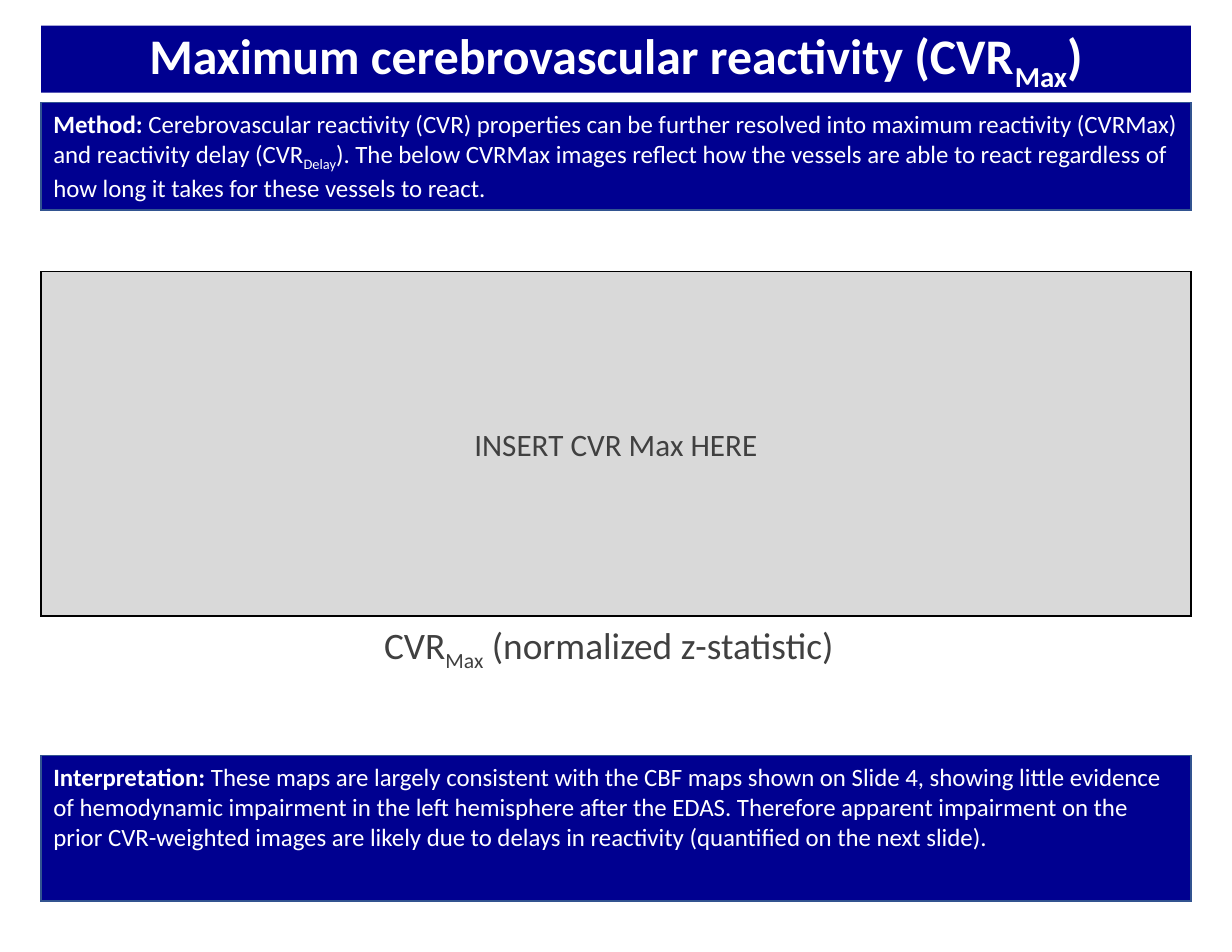
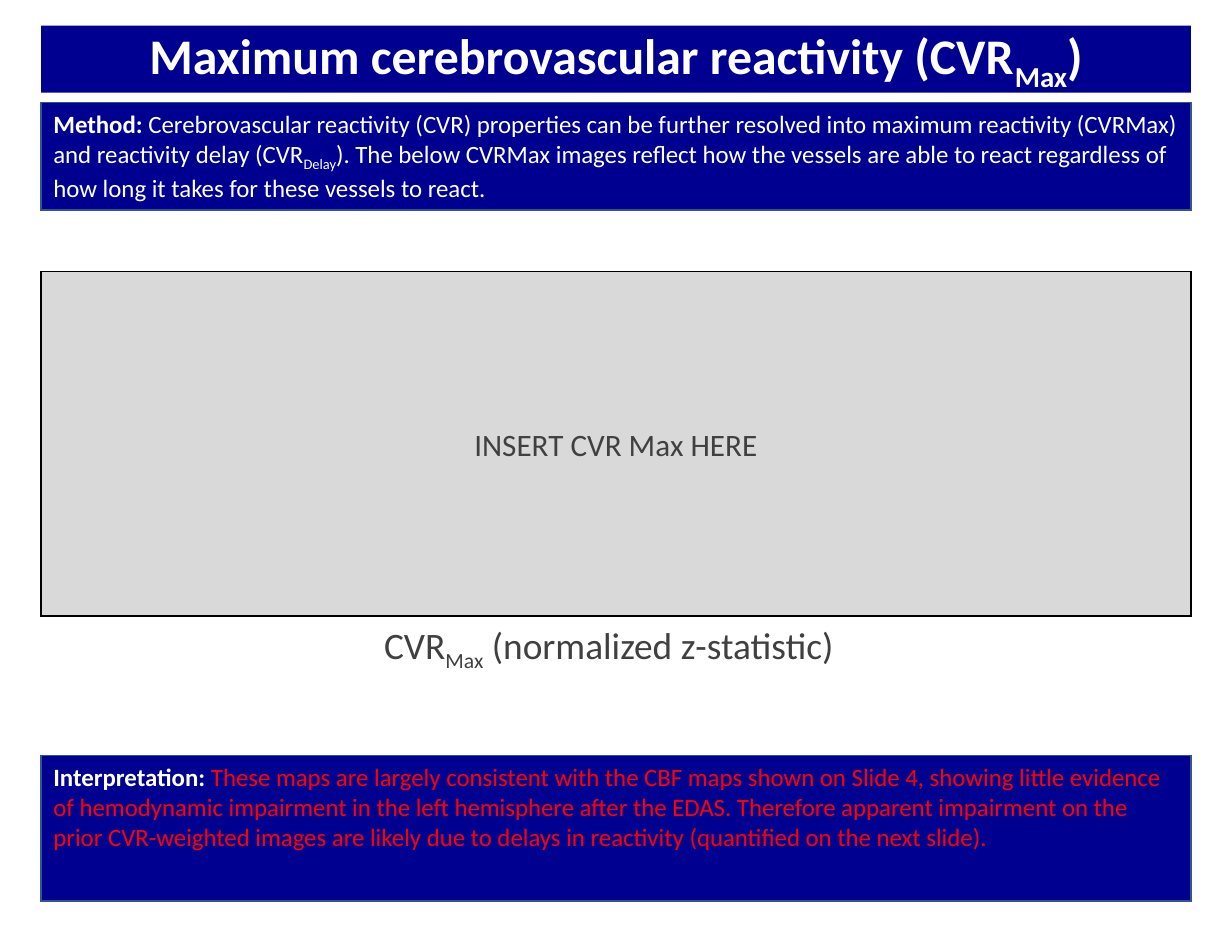
Before and after one commit to rsjones94/scan-reporting, a slide deck: slide 7 of bin/TEMPLATE_BOLD_PLACEHOLDERS.pptx. Drawn at 1232x952 pixels with LibreOffice and Linux fonts; fonts in the diff are those of the drawing. Boxes give left, top, right and bottom in pixels: in the first picture for what was removed or moved away, otherwise in the second. Text is boxed around its words. In the diff, an @@ line names an element or a change of style, - is before the commit and + after.

```diff
--- a/bin/TEMPLATE_BOLD_PLACEHOLDERS.pptx
+++ b/bin/TEMPLATE_BOLD_PLACEHOLDERS.pptx
@@ rectangle "Interpretation: These maps are largely ..." at (41, 755, 1192, 900): text colour #FFFFFF to #FF0000 @@
```
Also in this commit, not shown: 5 other slides changed, 6 other files.
